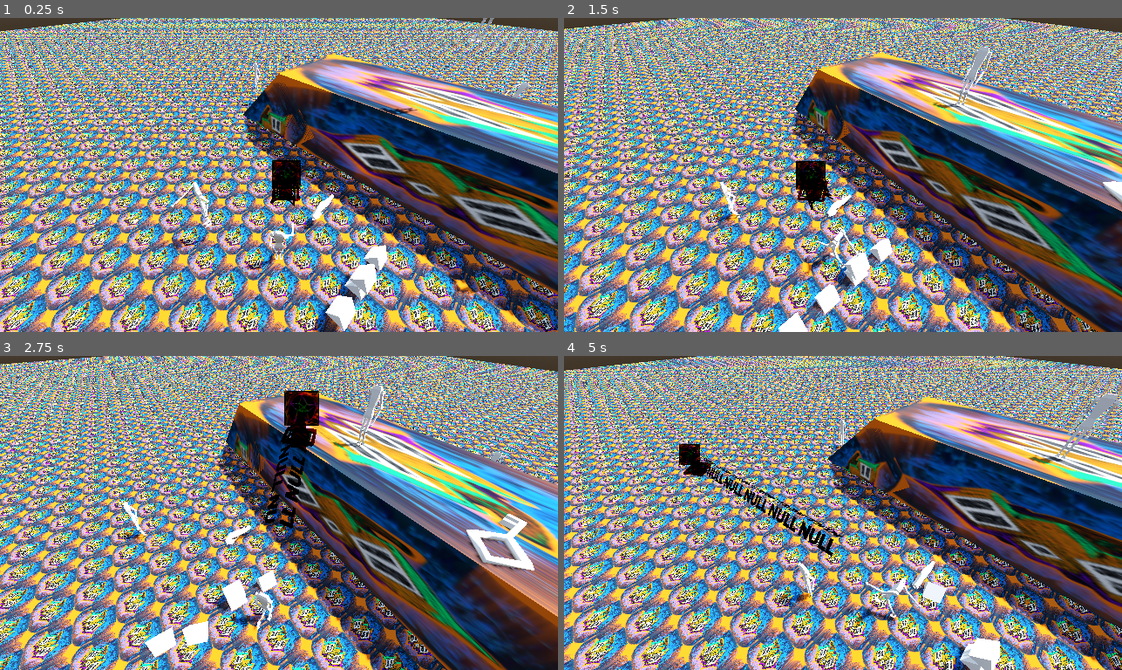
Above: before the commit, frames 1-4 (two rows, left to right).
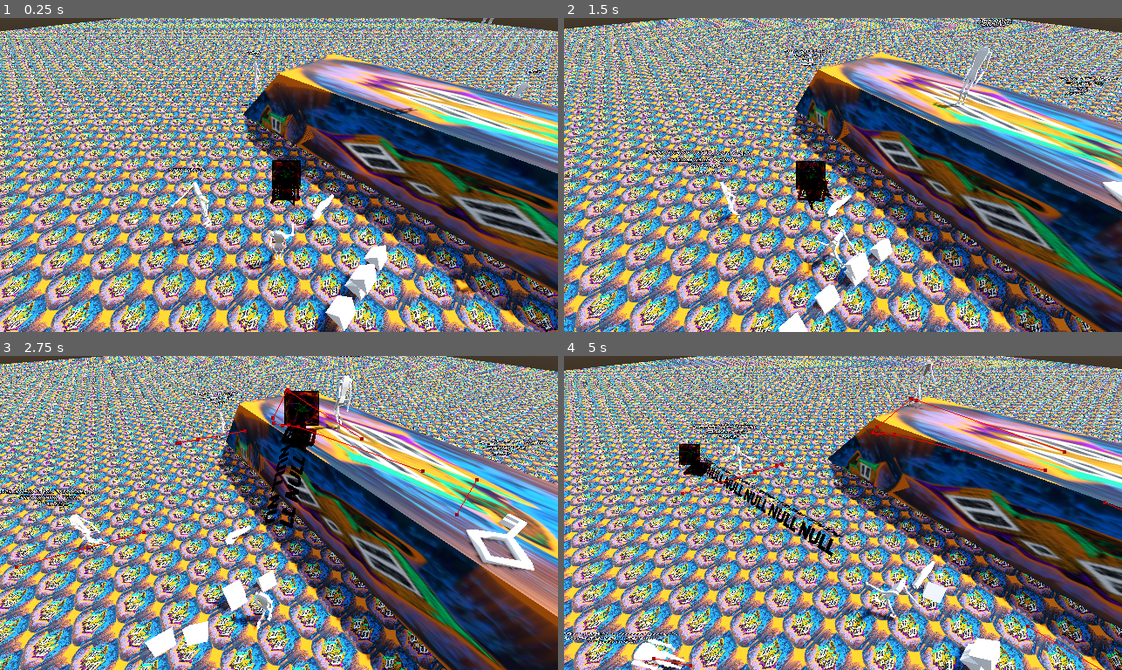
Above: after the commit, the same moments.

Repository: officialErnests/mut-4rr-
Game: Godot game, scene res://Scenes/test.tscn
Same seed, same stepped clock (60 frames per second), same inputs: the game is played once before the commit and once after it.
Inputs (mouse positions are in pixels of both pictures, inside the frame that each line leads up to):
- Up to frame 1 (0.25 s): no input
- Up to frame 2 (1.5 s): tap Enter at 0.5 s; move the mouse to (965, 159) at 0.52 s; hold D (right) 0.53-1.28 s; click (965, 159) at 0.6 s; move the mouse to (731, 190) at 1.27 s; hold S (backward) from 1.28 s (still down); tap Q (rot_cam_left) at 1.35 s
- Up to frame 3 (2.75 s): click (167, 528) at 1.55 s; move the mouse to (334, 443) at 2.02 s; release S (backward) at 2.03 s; hold D (right) from 2.03 s (still down); tap E (rot_cam_right) at 2.1 s; click (334, 443) at 2.3 s
- Up to frame 4 (5 s): move the mouse to (815, 575) at 2.77 s; release D (right) at 2.78 s; hold W (forward) 2.78-3.53 s; tap Shift (sprint) at 2.85 s; click (815, 575) at 3.05 s; move the mouse to (1010, 560) at 3.52 s; hold A (left) from 3.53 s (still down); right-click (1010, 560) at 3.6 s; click (1010, 560) at 3.8 s; move the mouse to (675, 465) at 4.27 s; click (675, 465) at 4.35 s

The runs differ from the first frame. In frame 1, 0.1% of the frame differs, in the area x 30-98%, y 10-50%; in frame 2, 0.9%; in frame 3, 2.2%; in frame 4, 2.6%, in the area x 0-100%, y 1-100%.
Error before the commit: Parse Error: Not all code paths return a value. (res://Scripts/npc/npc_manager.gd:224)

Commit message:
v0.2.7.3 Fixed some more code - added so classes are global - Fixed all errors and crashes as of new system

Diff:
--- a/Scenes/items/item_preset.tscn
+++ b/Scenes/items/item_preset.tscn
@@ -1,5 +1,6 @@
-[gd_scene load_steps=6 format=3 uid="uid://bg1vog6ifsvpi"]
+[gd_scene load_steps=7 format=3 uid="uid://bg1vog6ifsvpi"]
 
+[ext_resource type="Script" uid="uid://bply58o1ccedl" path="res://Scripts/utils/value_exposer_items.gd" id="1_tqgrt"]
 [ext_resource type="PackedScene" uid="uid://sniksy4nvnio" path="res://Scenes/items/item.tscn" id="1_y3qgv"]
 [ext_resource type="Material" uid="uid://b3aqa3jh0vjre" path="res://Assets/Materials/metal.tres" id="2_tqgrt"]
 
@@ -19,6 +20,7 @@
 [sub_resource type="PrismMesh" id="PrismMesh_myoyh"]
 
 [node name="Item_preset" type="RigidBody3D" groups=["item"]]
+script = ExtResource("1_tqgrt")
 metadata/Equiper = 0
 
 [node name="MAIN" parent="." node_paths=PackedStringArray("itemRigid", "visual_outside") instance=ExtResource("1_y3qgv")]
--- a/Scenes/items/pistol.tscn
+++ b/Scenes/items/pistol.tscn
@@ -1,5 +1,6 @@
-[gd_scene load_steps=7 format=3 uid="uid://b3o55eubyfvcu"]
+[gd_scene load_steps=8 format=3 uid="uid://b3o55eubyfvcu"]
 
+[ext_resource type="Script" uid="uid://bply58o1ccedl" path="res://Scripts/utils/value_exposer_items.gd" id="1_6kuqx"]
 [ext_resource type="ArrayMesh" uid="uid://dgmu1dtilc8pi" path="res://Assets/pistol.obj" id="2_6kuqx"]
 [ext_resource type="PackedScene" uid="uid://sniksy4nvnio" path="res://Scenes/items/item.tscn" id="2_bgrny"]
 [ext_resource type="Material" uid="uid://b3aqa3jh0vjre" path="res://Assets/Materials/metal.tres" id="2_wnart"]
@@ -20,6 +21,7 @@
 size = Vector3(0.2, 0.5, 1)
 
 [node name="Pistol" type="RigidBody3D" groups=["item"]]
+script = ExtResource("1_6kuqx")
 
 [node name="Pistol" type="MeshInstance3D" parent="."]
 transform = Transform3D(-1, 0, -8.742278e-08, 0, 1, 0, 8.742278e-08, 0, -1, 0, 0, 0)
--- a/Scenes/player.tscn
+++ b/Scenes/player.tscn
@@ -102,8 +102,9 @@
 
 [node name="PickUp_pos" type="Marker3D" parent="."]
 
-[node name="IdGetter" type="Node" parent="."]
+[node name="IdGetter" type="Node" parent="." node_paths=PackedStringArray("main_node")]
 script = ExtResource("1_7dp3o")
+main_node = NodePath("..")
 
 [node name="PlayerProceser" type="Node" parent="." node_paths=PackedStringArray("item_manager")]
 script = ExtResource("1_ukyrk")
--- /dev/null
+++ b/Scripts/globals/classes.gd
@@ -0,0 +1,10 @@
+extends Node
+
+class Item:
+	var type: enums.ItemType
+	var params: Dictionary
+	func _init(p_object_of_intrest: enums.ItemType, p_object_params: Dictionary) -> void:
+		type = p_object_of_intrest
+		params = p_object_params
+	func _to_string() -> String:
+		return enums.ItemType.keys()[type] + " | " + global.dicToString(params)
--- a/Scripts/globals/global.gd
+++ b/Scripts/globals/global.gd
@@ -37,8 +37,8 @@
 
 # npc
 var next_id := 0
-var charecter_ids : Array[RigidBody3D]
-func declareCharecter(p_npc: RigidBody3D) -> int:
+var charecter_ids : Array[Node3D]
+func declareCharecter(p_npc: Node3D) -> int:
 	charecter_ids.push_back(p_npc)
 	next_id += 1
 	return next_id - 1
--- a/Scripts/items/main/item.gd
+++ b/Scripts/items/main/item.gd
@@ -46,7 +46,7 @@
 		_:
 			p_main.use()
 
-func getParams():
+func getParams() -> Dictionary:
 	return get_parent().params
 
 func getType():
--- a/Scripts/npc/npc_manager.gd
+++ b/Scripts/npc/npc_manager.gd
@@ -22,8 +22,8 @@
 	# Finds and picks up first key since funny shit XD
 	id = global.declareCharecter(self)
 	navigator.done_moving.connect(update)
-	var temp_key = Item.new(enums.ItemType.KEY, {"door_key" : 1})
-	var temp_gun = Item.new(enums.ItemType.KEY, {"door_key" : 1})
+	var temp_key = classes.Item.new(enums.ItemType.KEY, {"door_key" : 1})
+	var temp_gun = classes.Item.new(enums.ItemType.GUN, {})
 	priority_list.append(Idea.new(enums.Toughts.ITEM_PICKUP, temp_key, self))
 	priority_list.append(Idea.new(enums.Toughts.ITEM_PICKUP, temp_gun, self))
 
@@ -86,8 +86,8 @@
 class Seen_object:
 	var position: Vector3
 	var time_seen: int
-	var item: Item
-	func _init(p_position: Vector3, p_item: Item) -> void:
+	var item: classes.Item
+	func _init(p_position: Vector3, p_item: classes.Item) -> void:
 		position = p_position
 		time_seen = global.getTime()
 		item = p_item
@@ -132,7 +132,7 @@
 				pass
 			enums.Toughts.ITEM_PICKUP:
 				if this_node.item_manager.equiped_item:
-					if this_node.itemMatch(this_node.item_manager.equiped_item, object_of_intrest):
+					if this_node.itemMatch(this_node.nodeToItem(this_node.item_manager.equiped_item), object_of_intrest):
 						return {"indexSet": -1, "removeRelative": 0}
 
 				var found_item = getIteractableItems()
@@ -146,7 +146,7 @@
 
 				this_node.item_manager.nbThrow()
 				if this_node.item_manager.equiped_item:
-					if not this_node.itemMatch(this_node.item_manager.equiped_item, object_of_intrest):
+					if not this_node.itemMatch(this_node.nodeToItem(this_node.item_manager.equiped_item), object_of_intrest):
 						this_node.item_manager.nbThrow()
 						return {"exit": true}
 					return {"exit": true, "removeRelative": 0}
@@ -210,27 +210,21 @@
 		return false
 
 	func _to_string() -> String:
-		return enums.Toughts.keys()[tought_types] + " | " + enums.ItemType.keys()[object_of_intrest] + " - " + JSON.stringify(object_of_intrest)
-
-class Item:
-	var type: enums.ItemType
-	var params: Dictionary
-	func _init(p_object_of_intrest: enums.ItemType, p_object_params: Dictionary) -> void:
-		type = p_object_of_intrest
-		params = p_object_params
-	func _to_string() -> String:
-		return enums.ItemType.keys()[type] + " | " + global.dicToString(params)
-
-func nodeToItem(p_node) -> Item:
-	var res_item = Item.new(p_node.getType(), p_node.getParams())
-	#* TODO make this
-
-func itemMatch(p_item: Item, p_item_min: Item) -> bool:
-	var script_main = p_item.get_node("MAIN")
-	if script_main.type == p_item_min.object_of_intrest:
-		for iter_param_key: String in p_item_min.object_params.keys():
+		var return_string = ""
+		return_string = enums.Toughts.keys()[tought_types] + " | "
+		if object_of_intrest: return_string += str(object_of_intrest)
+		return return_string
+
+func nodeToItem(p_node: Node3D) -> classes.Item:
+	var temp_script = p_node.get_node("MAIN")
+	var res_item = classes.Item.new(temp_script.getType(), temp_script.getParams())
+	return res_item
+
+func itemMatch(p_item: classes.Item, p_item_min: classes.Item) -> bool:
+	if p_item.type == p_item_min.type:
+		for iter_param_key: String in p_item_min.params.keys():
 			if p_item.params.has(iter_param_key):
-				if p_item.params[iter_param_key] == p_item_min.object_params[iter_param_key]:
+				if p_item.params[iter_param_key] == p_item_min.params[iter_param_key]:
 					continue
 			return false
 		return true
--- a/Scripts/player/oneTime/id_getter.gd
+++ b/Scripts/player/oneTime/id_getter.gd
@@ -1,7 +1,7 @@
-class_name NB_ID_GET extends NB_item
+class_name NB_ID_GET extends Node
 
-@export var main: Node3D
+@export var main_node: Node3D
 var id := -1
 func  _ready() -> void:
-	id = global.declareCharecter(main)
-	main.set_meta("ID", id)
+	id = global.declareCharecter(main_node)
+	main_node.set_meta("ID", id)
--- a/project.godot
+++ b/project.godot
@@ -19,6 +19,7 @@
 
 global="*res://Scripts/globals/global.gd"
 enums="*res://Scripts/globals/enums.gd"
+classes="*res://Scripts/globals/classes.gd"
 
 [display]
 
Not shown, added: Scripts/globals/classes.gd.uid
